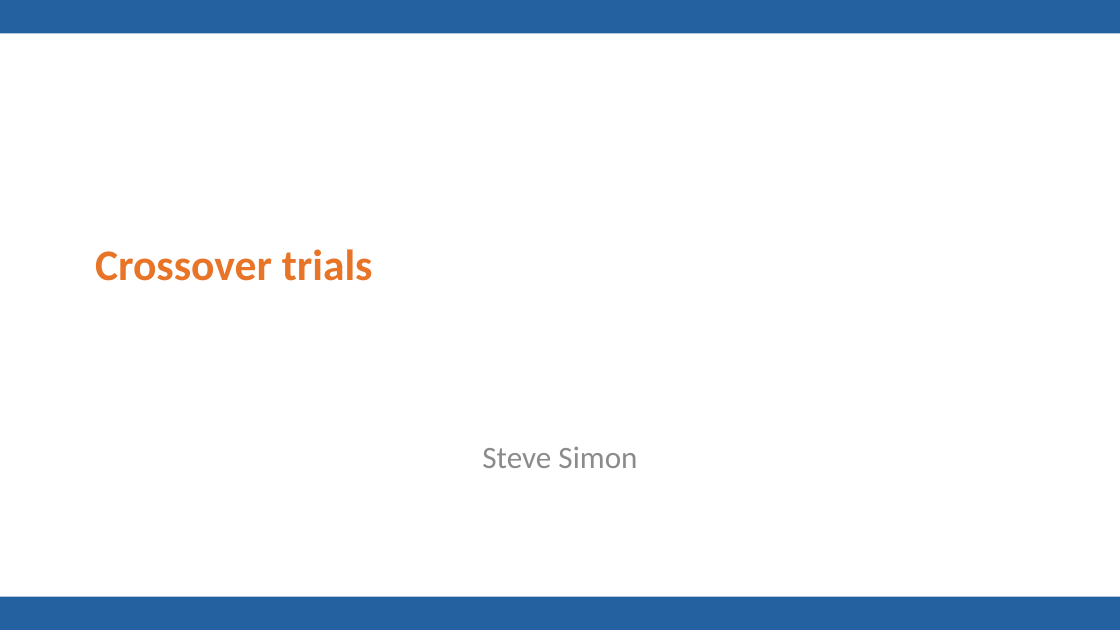
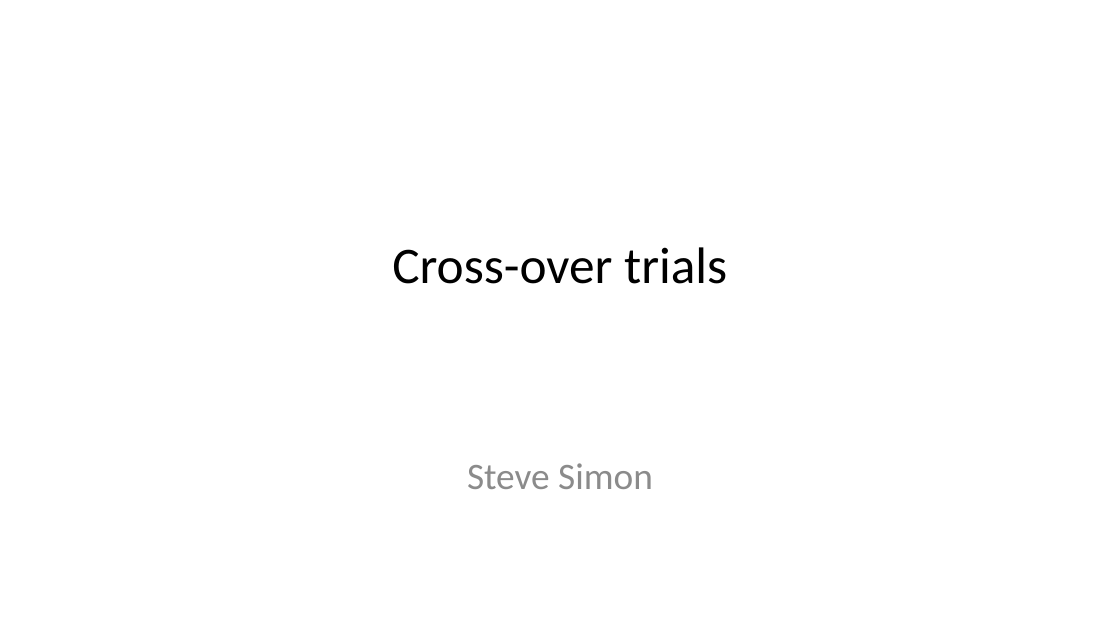
Before and after one commit to pmean/talks, a slide deck: slide 1 of cross-over/results/cross-over-slides-and-speaker-notes.pptx. Drawn at 1120x630 pixels with LibreOffice and Linux fonts; fonts in the diff are those of the drawing; background and template pictures are left out. Boxes give left, top, right and bottom in pixels: in the first picture for what was removed or moved away, otherwise in the second. Text is boxed around its words. In the diff, an @@ line names an element or a change of style, - is before the commit and + after.

```diff
--- a/cross-over/results/cross-over-slides-and-speaker-notes.pptx
+++ b/cross-over/results/cross-over-slides-and-speaker-notes.pptx
@@ rectangle removed at bbox=[0, 0, 1120, 34] @@
@@ title at bbox=[392, 247, 727, 284]: text changed; size 28 to 33 pt; text colour #E87427 to #000000; bold off @@
-Crossover trials
+Cross-over trials
@@ subtitle "Steve Simon" at bbox=[467, 463, 653, 489]: size 20 to 24 pt @@
@@ rectangle removed at bbox=[0, 597, 1120, 630] @@
```
Also in this commit, not shown: 4 other slides changed, 45 slides added, 9 slides removed, 9 other files.
